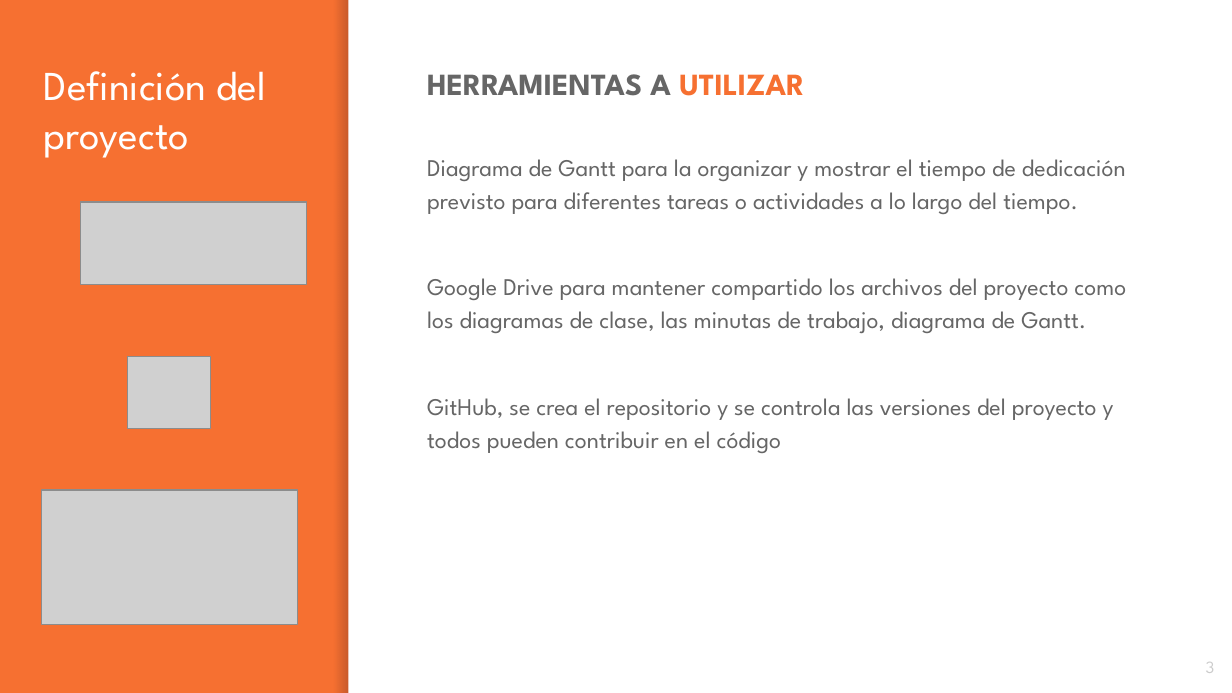
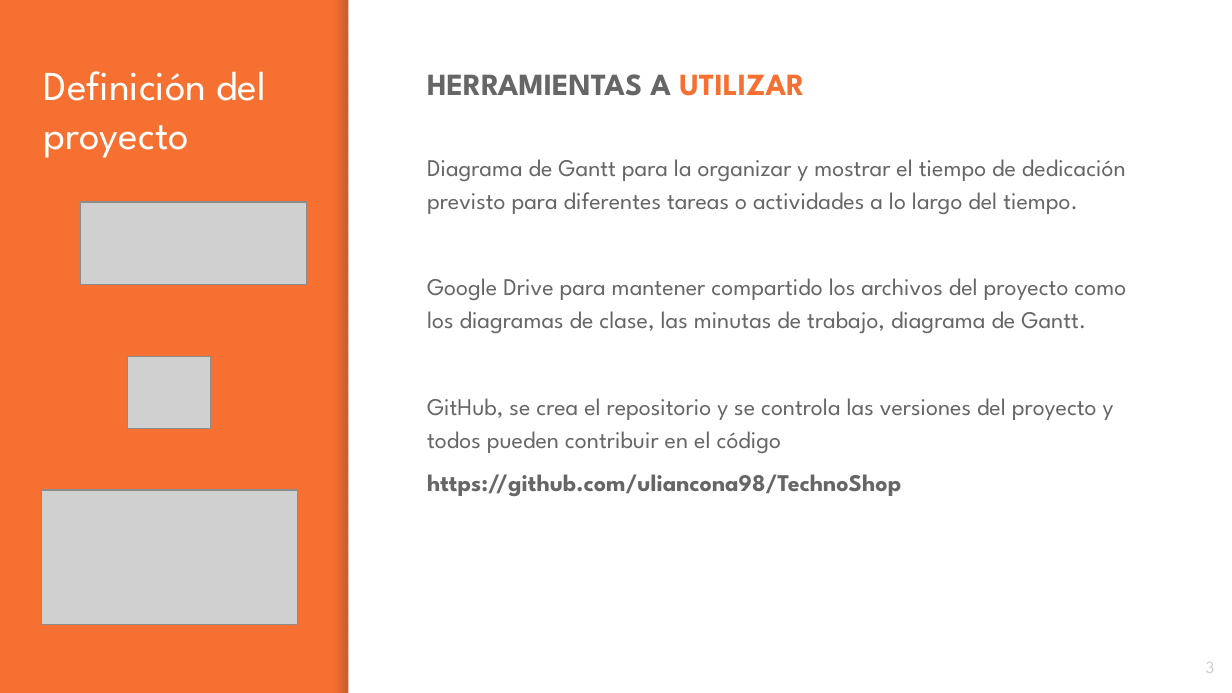
Before and after one commit to uliancona98/TechnoShop, a slide deck: slide 3 of Presentacion.pptx. Drawn at 1232x693 pixels with LibreOffice and Linux fonts; fonts in the diff are those of the drawing; grey boxes stand for pictures. Boxes give left, top, right and bottom in pixels: in the first picture for what was removed or moved away, otherwise in the second. Text is boxed around its words. In the diff, an @@ line names an element or a change of style, - is before the commit and + after.

```diff
--- a/Presentacion.pptx
+++ b/Presentacion.pptx
@@ text at (427,474,901,496): paragraph added @@
+https://github.com/uliancona98/TechnoShop
```
